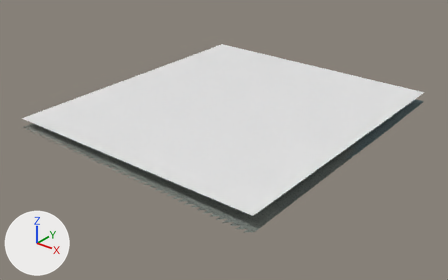
A saved change to the glTF model eloria-assets/maps/continent-v2/coilmere/client/chunks/04_12/world.glb.
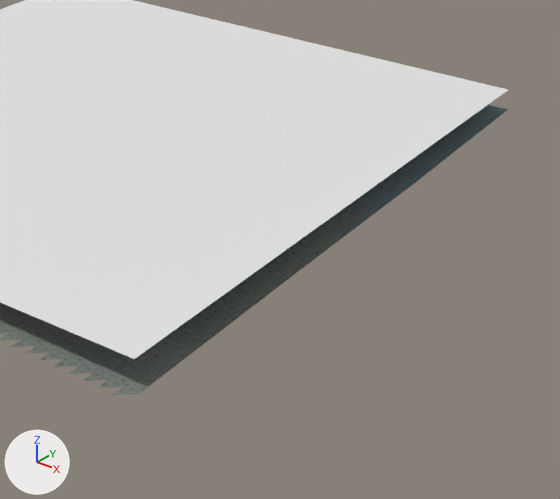
Each version is shown whole from a camera (50 mm lens) standing at (-464.7, -370.6, 75.6) and looking at (-575.5, -232.2, -10.2), then close up on the part from 43% to 100% of the width and 18% to 100% of the height. The axes (+X, +Y, +Z) are drawn at lower left. The lights are the same throughout. The older version's two pictures come first. Where no turn or scale is listed for an object, it has been applied to the vertices. Vertices at exactly the same position are counted once.

Names of what the first close-up shows: 'AuthoredGround_coilmereBase_coilmere_04_12', 'Water_coilmere_04_12' and 1 more.
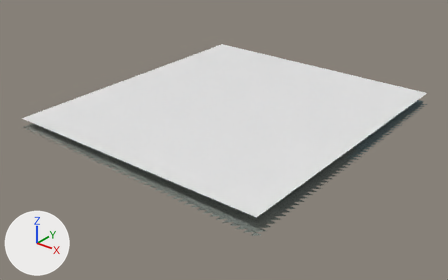
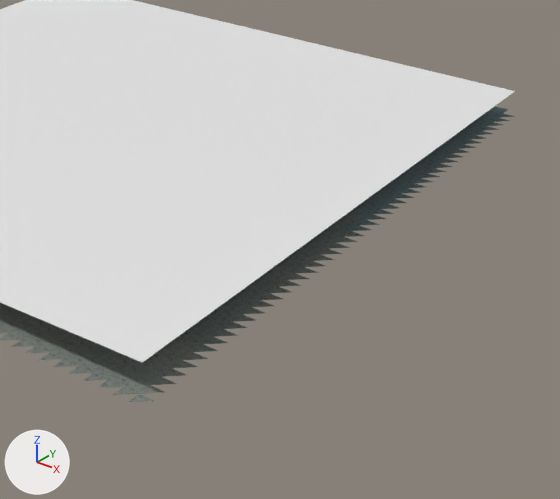
The change, as a list of edits to the scene's bpy script:
```text
Change me_water_coilmere_04_12:
    used by ob_water_coilmere_04_12; location = (-2930.0, 8007.0, 0.0)
    remove me_water_coilmere_04_12.from_pydata(...)  # 5 vertices, 3 faces; spans x 2311.0..2397.0, y -8282.0..-8186.0, z 0.0
    add me_water_coilmere_04_12.from_pydata(...)  # 5 vertices, 3 faces; spans x 2311.0..2398.0, y -8282.0..-8186.0, z 0.0
    me_water_coilmere_04_12 part 1: the whole mesh is scaled about its middle by (1.01, 1, 1), then moved by (0.5, 0.0, 0.0)
Change me_authoredground_coilmerebase_coilmere_04_12:
    used by ob_authoredground_coilmerebase_coilmere_04_12; location = (-2930.0, 8007.0, 0.0)
    remove me_authoredground_coilmerebase_coilmere_04_12.from_pydata(...)  # 2198 vertices, 4128 faces; spans x 2311.0..2397.0, y -8283.0..-8185.0, z -4.8..-1.7
    add me_authoredground_coilmerebase_coilmere_04_12.from_pydata(...)  # 2247 vertices, 4176 faces; spans x 2311.0..2399.0, y -8283.0..-8185.0, z -4.8..-1.7
    me_authoredground_coilmerebase_coilmere_04_12 part 2
    1 vertex is added at (2397.0, -8283.0, -4.8)
    26 new vertices lie (2.0, 0.0, 0.0) away from vertices in x 2397.0, y -8281.0..-8189.0, z -4.8..-3.6
    15 new vertices lie (2.0, 0.0, -0.1) away from vertices in x 2397.0, y -8279.0..-8233.0, z -4.7..-4.3
    7 new vertices lie (2.0, 0.0, 0.1) away from vertices in x 2397.0, y -8213.0..-8187.0, z -4.2..-3.6
    48 new faces join them
```

Pixel boxes [x1, y1, x2, y2] of what changed, in the close-ups (560 x 499 px):
'Water_coilmere_04_12', rescaled
    before: [0, 0, 508, 359]
    after: [0, 0, 515, 362]
'AuthoredGround_coilmereBase_coilmere_04_12', reshaped
    before: [0, 107, 508, 395]
    after: [0, 107, 515, 403]
part 2 of me_authoredground_coilmerebase_coilmere_04_12, added
    after: [128, 114, 515, 403]
